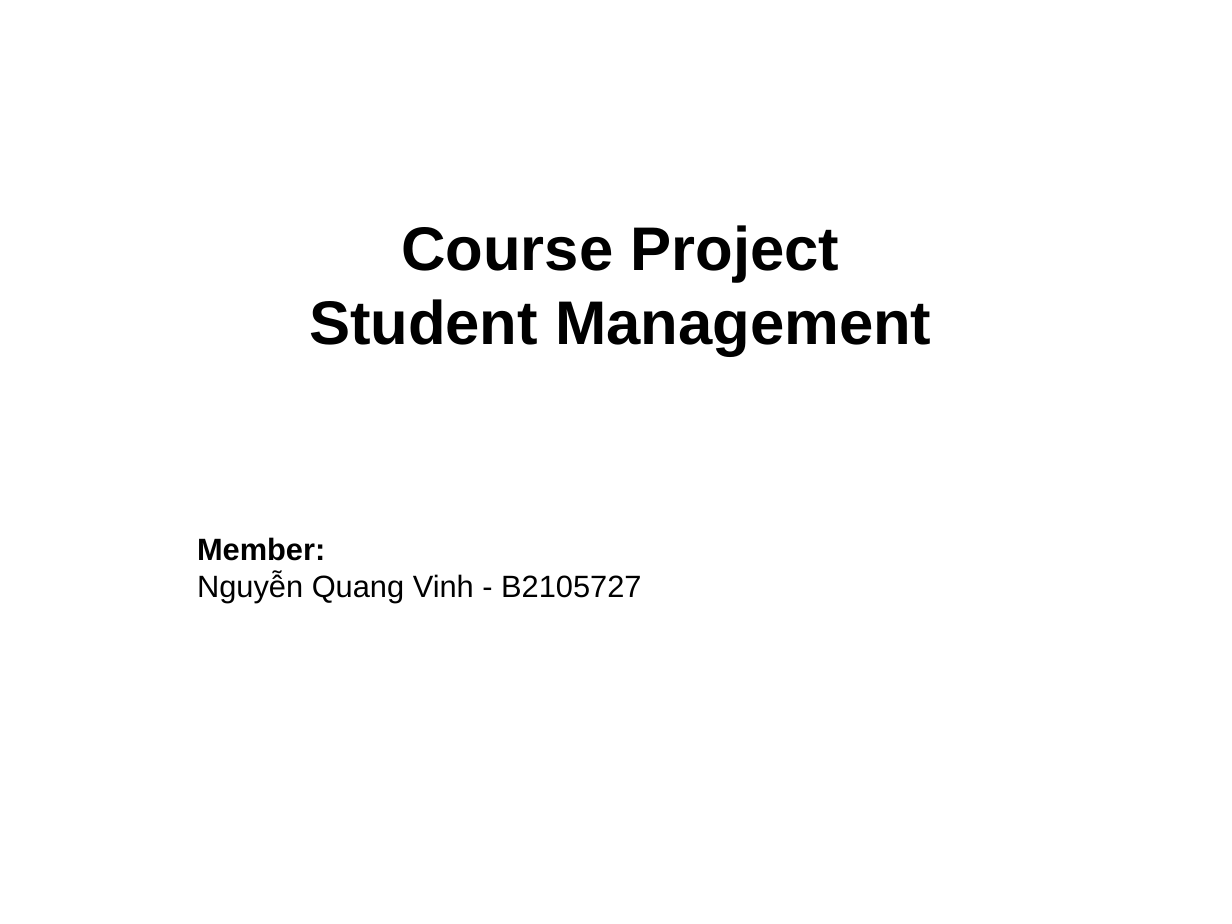
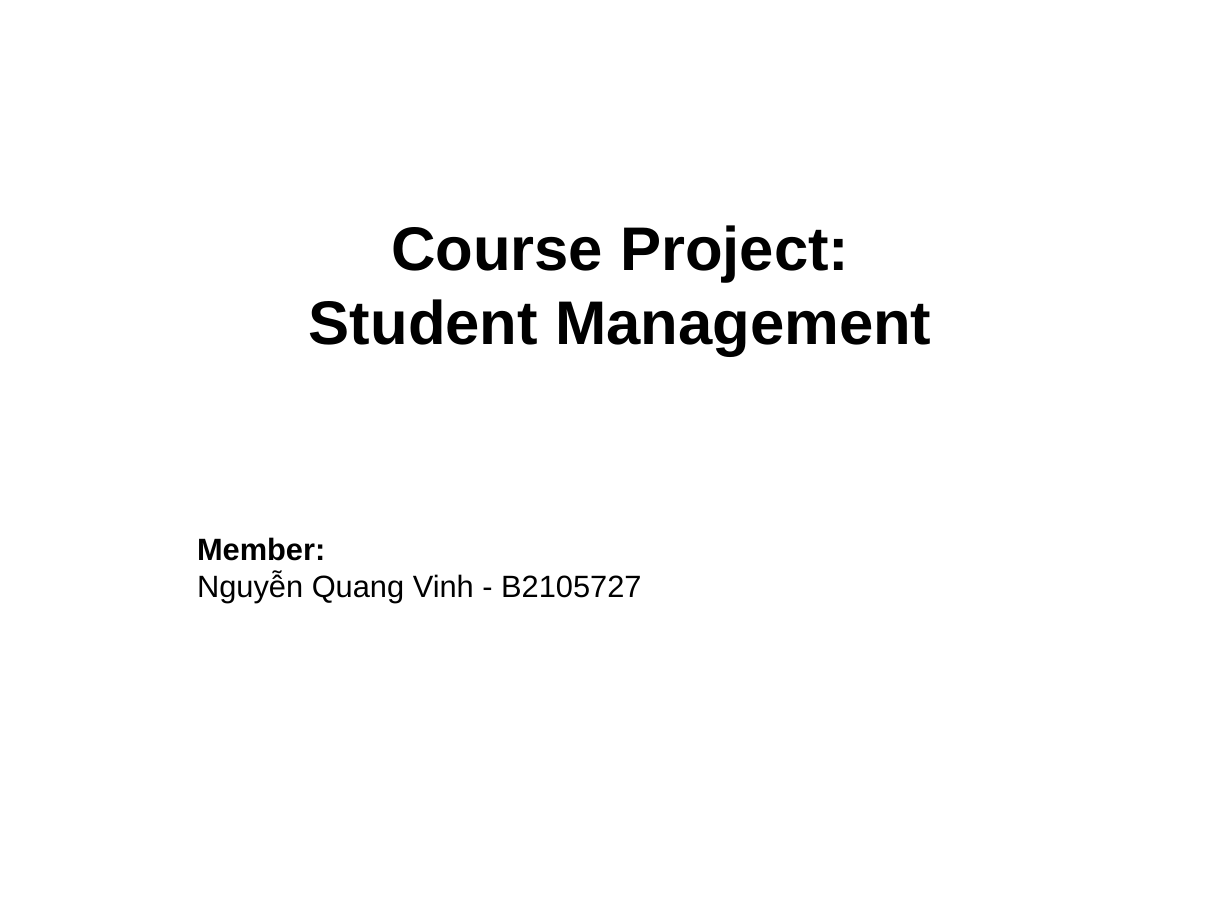
Before and after one commit to CommonHouseCat/CT206H-Course-project, a slide deck: slide 1 of PDF/CT206H-B2105727-StudentManagement.pptx. Drawn at 1232x924 pixels with LibreOffice and Linux fonts; fonts in the diff are those of the drawing; background and template pictures are left out. Boxes give left, top, right and bottom in pixels: in the first picture for what was removed or moved away, otherwise in the second. Text is boxed around its words. In the diff, an @@ line names an element or a change of style, - is before the commit and + after.

Commit message:
Modified pdf file

```diff
--- a/PDF/CT206H-B2105727-StudentManagement.pptx
+++ b/PDF/CT206H-B2105727-StudentManagement.pptx
@@ title at [309,225,931,355]: text changed @@
-Course Project
-Student Management
+Course Project:
+Student Management
```
Also in this commit, not shown: 3 slides added, 1 slide removed.
